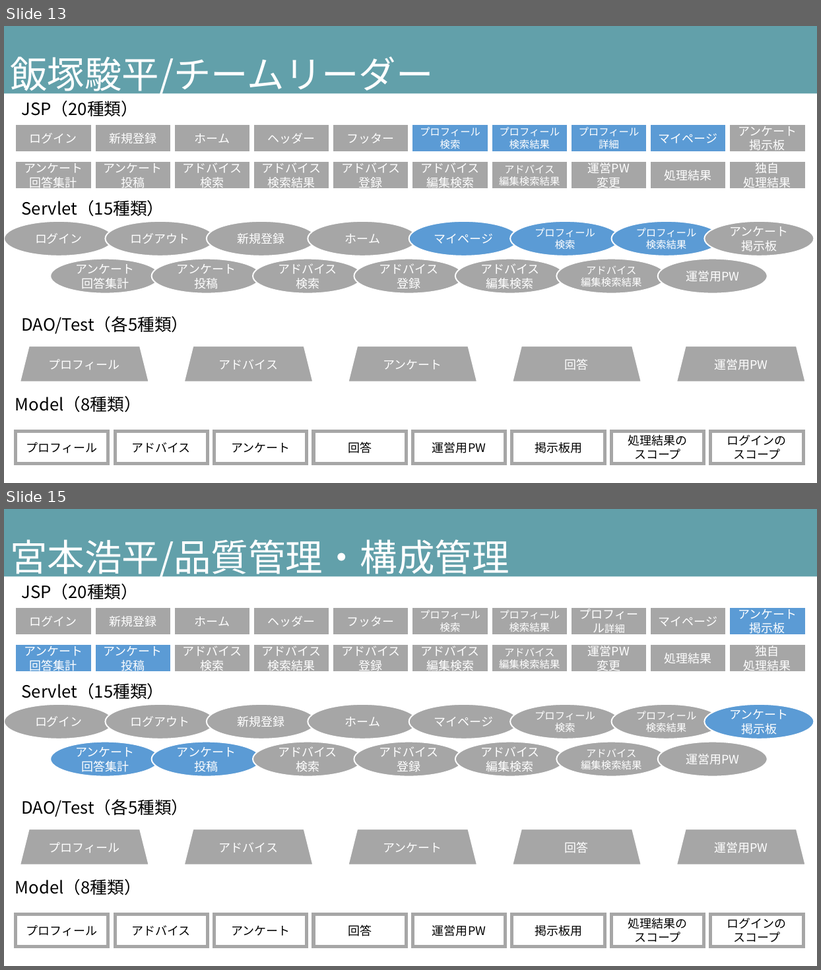
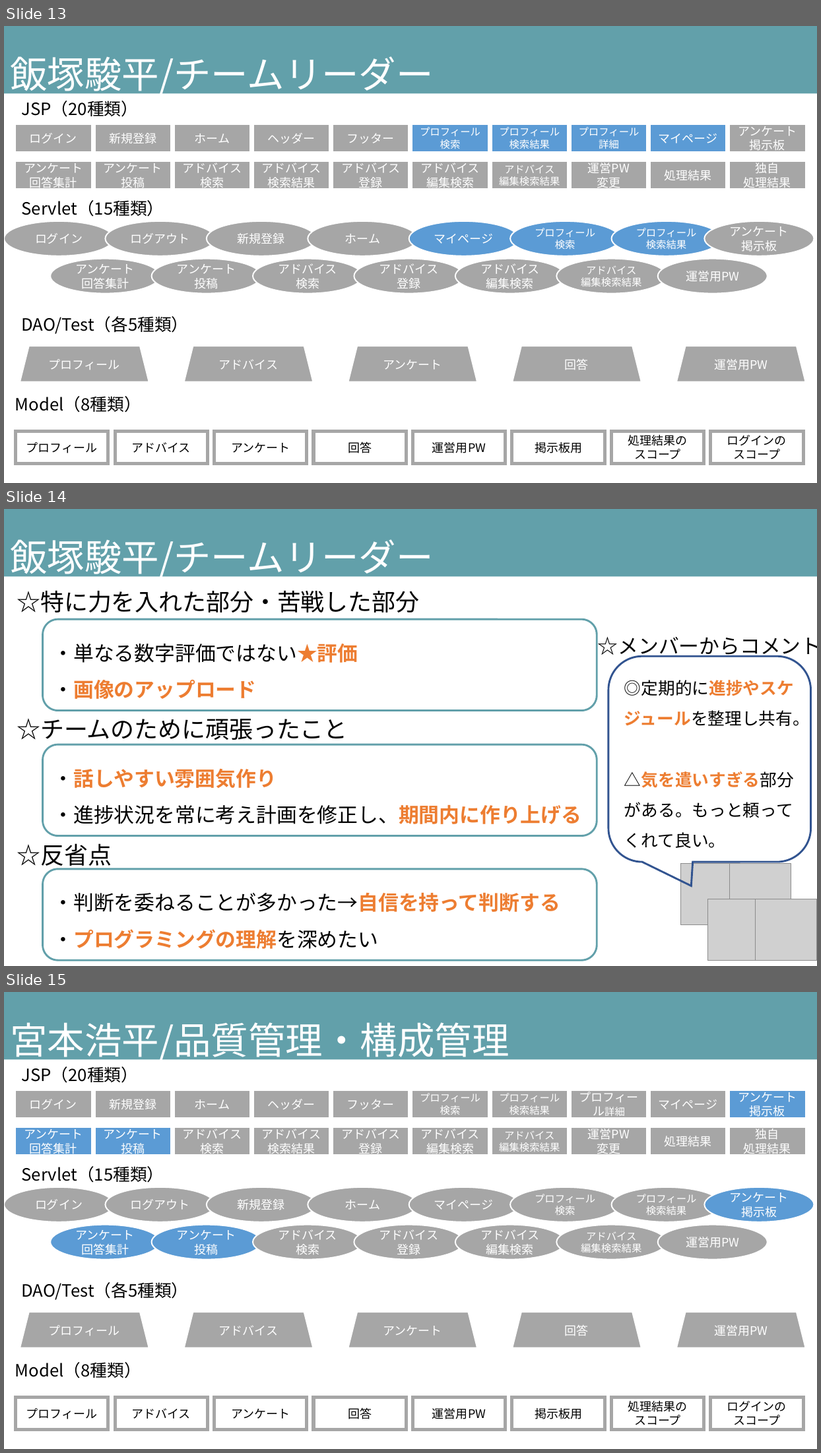
Before and after one commit to DOJO-2021/B-3, a slide deck: documents/発表スライド_ビーチサンダル.pptx. Shown one above the other, each under a label of ours: slides 13 and 15 before the commit, slides 13, 14 and 15 after it; the slides between them are not shown. The pictures are 821x970 and 821x1453 pixels, drawn with LibreOffice and Linux fonts; fonts in the diff are those of the drawing; grey boxes stand for pictures. Boxes give left, top, right and bottom in pixels: in the first picture for what was removed or moved away, otherwise in the second. Text is boxed around its words. In the diff, an @@ line names an element or a change of style, - is before the commit and + after.

```diff
--- a/documents/発表スライド_ビーチサンダル.pptx
+++ b/documents/発表スライド_ビーチサンダル.pptx
@@ slide 14 added at <box>4,509,817,966</box>, background #FFFFFF @@
@@ rectangle added at <box>4,509,817,577</box>, fill #62A0AA, 44 pt, text #FFFFFF @@
+飯塚駿平/チームリーダー
@@ text added at <box>17,590,419,613</box>, 28 pt, text #000000 @@
+☆特に力を入れた部分・苦戦した部分
@@ rounded rectangle added at <box>42,619,597,711</box>, fill #FFFFFF, outline #62A0AA 2.25 pt, 24 pt, text #000000 @@
+・単なる数字評価ではない★評価
+・画像のアップロード
@@ text added at <box>598,637,817,659</box>, 24 pt, text #000000 @@
+☆メンバーからコメント
@@ rounded speech box added at <box>609,657,811,862</box>, outline #325491 2.25 pt, 20 pt, text #000000 @@
+◎定期的に進捗やスケジュールを整理し共有。
+△気を遣いすぎる部分がある。もっと頼ってくれて良い。
@@ text added at <box>17,719,347,745</box>, 28 pt, text #000000 @@
+☆チームのために頑張ったこと
@@ rounded rectangle added at <box>42,745,597,836</box>, fill #FFFFFF, outline #62A0AA 2.25 pt, 24 pt, text #ED7D31, bold @@
+・話しやすい雰囲気作り
+・進捗状況を常に考え計画を修正し、期間内に作り上げる
@@ text added at <box>17,844,112,871</box>, 28 pt, text #000000 @@
+☆反省点
@@ rounded rectangle added at <box>42,869,597,961</box>, fill #FFFFFF, outline #62A0AA 2.25 pt, 24 pt, text #000000 @@
+・判断を委ねることが多かった→自信を持って判断する
+・プログラミングの理解を深めたい
@@ group added at <box>681,864,817,961</box>: 4 pictures @@
```
Also in this commit, not shown: 10 slides changed, 1 other slide added, 4 other files.
